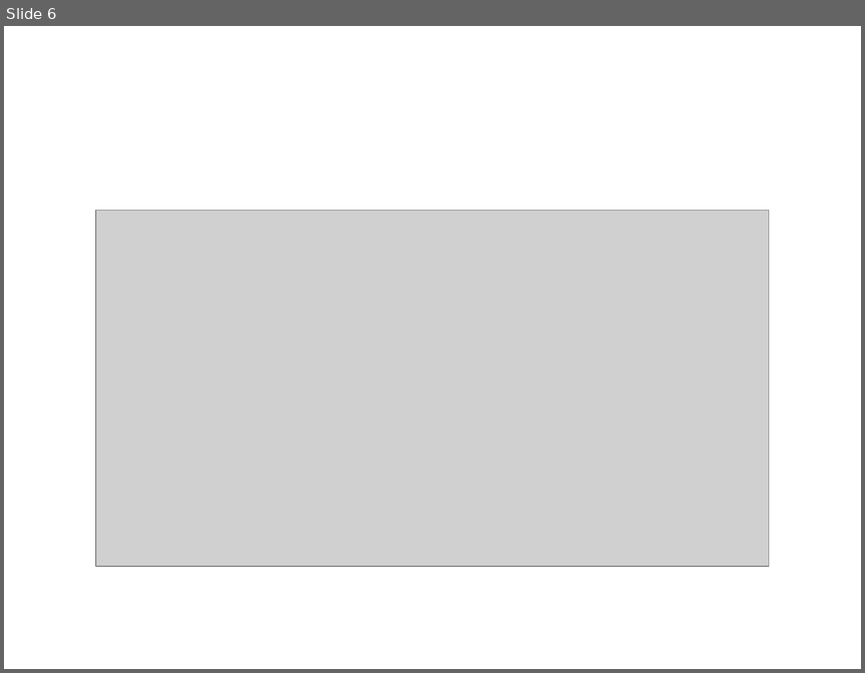
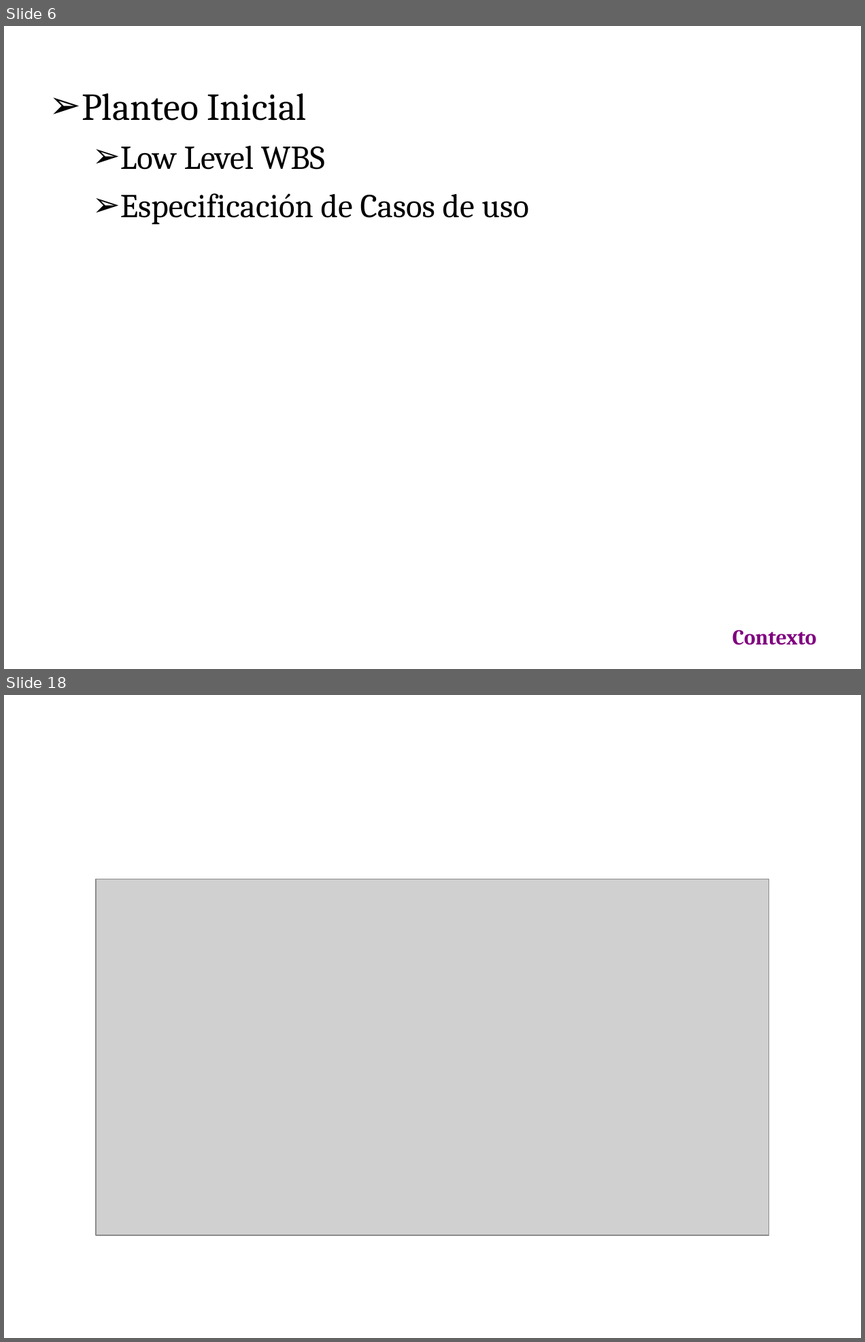
Before and after one commit to emmanuelfls371/softmart7547, a slide deck: docs/CarpetaEntrega/PresFinal.ppt. Shown one above the other, each under a label of ours: slide 6 before the commit, slides 6 and 18 after it; the slides between them are not shown. The pictures are 865x673 and 865x1342 pixels, drawn with LibreOffice and Linux fonts; fonts in the diff are those of the drawing; grey boxes stand for pictures; background and template pictures are left out. Boxes give left, top, right and bottom in pixels: in the first picture for what was removed or moved away, otherwise in the second. Text is boxed around its words. In the diff, an @@ line names an element or a change of style, - is before the commit and + after.

```diff
--- a/docs/CarpetaEntrega/PresFinal.ppt
+++ b/docs/CarpetaEntrega/PresFinal.ppt
@@ slide 6 added at (4, 26, 861, 669), background picture (left out) @@
@@ text added at (82, 93, 528, 225), 28 pt, text #000000 @@
+➢ Planteo Inicial
+  ➢ Low Level WBS
+  ➢ Especificación de Casos de uso
@@ text added at (732, 629, 817, 645), 18 pt, text #800080, bold @@
+Contexto
@@ what was slide 6 is now slide 18 @@
```
Also in this commit, not shown: 5 slides changed, 15 other slides added, 1 slide removed, 3 other files.
